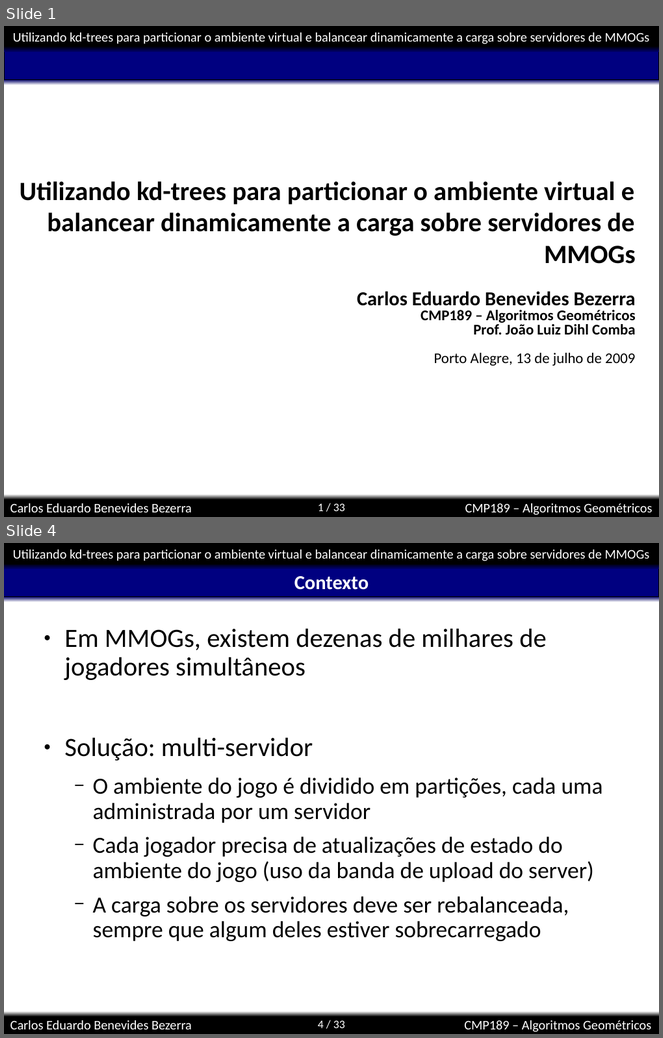
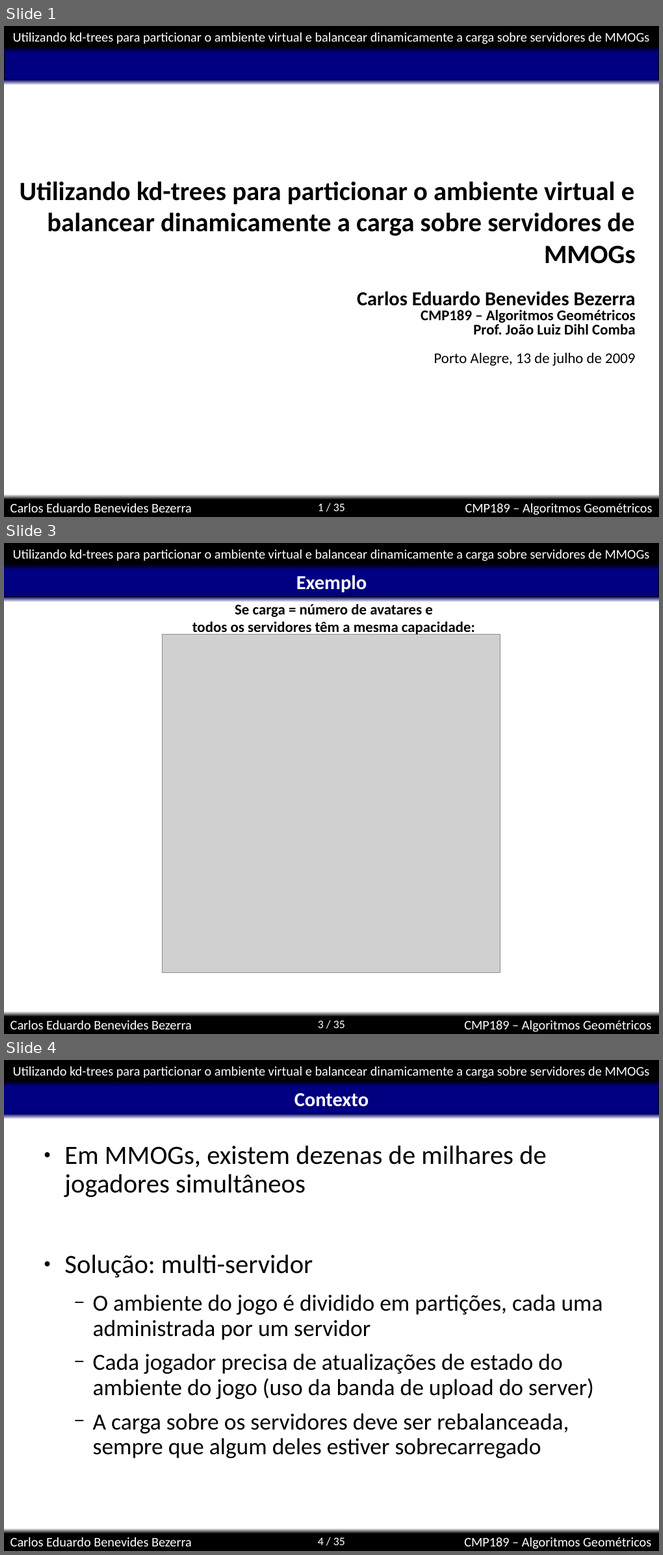
Before and after one commit to kdubezerra/kdubezerra, a slide deck: disciplinas/cmp189/apresentacaoTrabalhoFinal.ppt. Shown one above the other, each under a label of ours: slides 1 and 4 before the commit, slides 1, 3 and 4 after it; the slides between them are not shown. The pictures are 663x1038 and 663x1555 pixels, drawn with LibreOffice and Linux fonts; fonts in the diff are those of the drawing; grey boxes stand for pictures; background and template pictures are left out. Boxes give left, top, right and bottom in pixels: in the first picture for what was removed or moved away, otherwise in the second. Text is boxed around its words. In the diff, an @@ line names an element or a change of style, - is before the commit and + after.

```diff
--- a/disciplinas/cmp189/apresentacaoTrabalhoFinal.ppt
+++ b/disciplinas/cmp189/apresentacaoTrabalhoFinal.ppt
@@ slide 3 added at (x1=4, y1=543, x2=659, y2=1034), background #FFFFFF; not listed: 8 template elements that a slide beside it also shows @@
@@ title added at (x1=296, y1=575, x2=367, y2=592), 24 pt, text #FFFFFF, bold @@
+Exemplo
@@ text added at (x1=192, y1=604, x2=475, y2=637), 18 pt, text #000000, bold @@
+Se carga = número de avatares e
+todos os servidores têm a mesma capacidade:
@@ picture added at (x1=162, y1=634, x2=501, y2=973) @@
@@ page number at (x1=318, y1=504, x2=345, y2=512): text changed @@
-1 / 33
+1 / 35
@@ page number at (x1=318, y1=1538, x2=345, y2=1546): text changed @@
-4 / 33
+4 / 35
```
Also in this commit, not shown: 1 slide changed, 2 other slides added, 1 slide removed.
